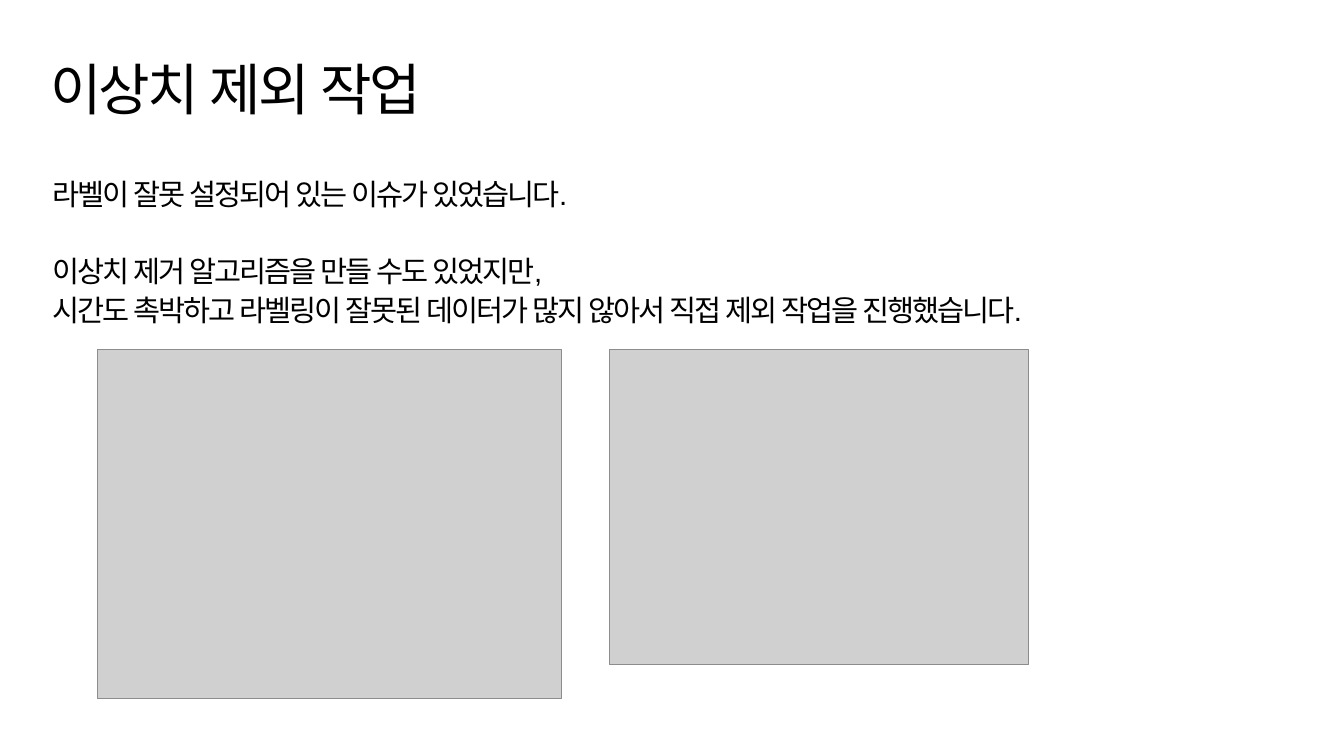
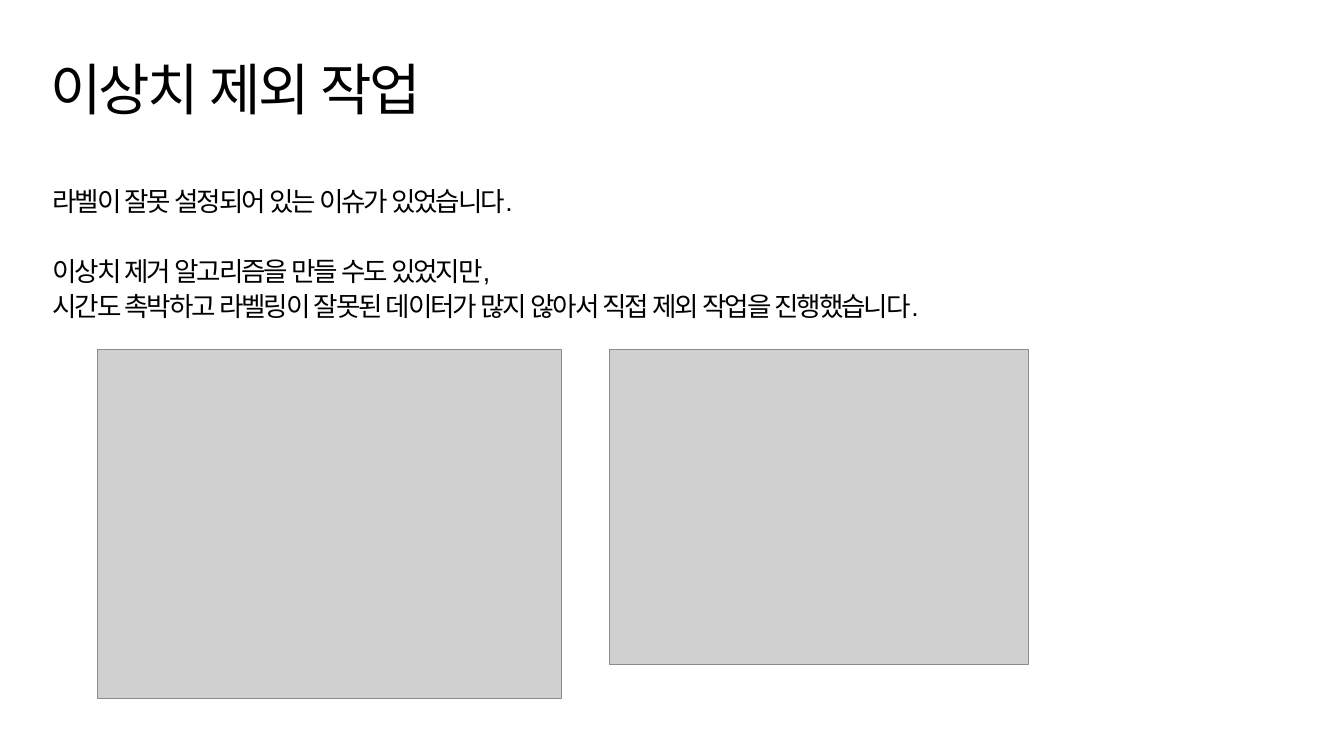
Before and after one commit to suk-6/22-dcc, a slide deck: slide 14 of 춘식이 발표자료.pptx. Drawn at 1344x756 pixels with LibreOffice and Linux fonts; fonts in the diff are those of the drawing; grey boxes stand for pictures; background and template pictures are left out. Boxes give left, top, right and bottom in pixels: in the first picture for what was removed or moved away, otherwise in the second. Text is boxed around its words. In the diff, an @@ line names an element or a change of style, - is before the commit and + after.

```diff
--- a/춘식이 발표자료.pptx
+++ b/춘식이 발표자료.pptx
@@ text "라벨이 잘못 설정되어 있는 이슈가 ..." moved from (x1=53, y1=180, x2=1022, y2=324) to (x1=53, y1=189, x2=919, y2=318) @@
@@ text "라벨이 잘못 설정되어 있는 이슈가 ..." at (x1=53, y1=189, x2=919, y2=318): size 21 to 19 pt @@
```
Also in this commit, not shown: 1 other slide changed.
